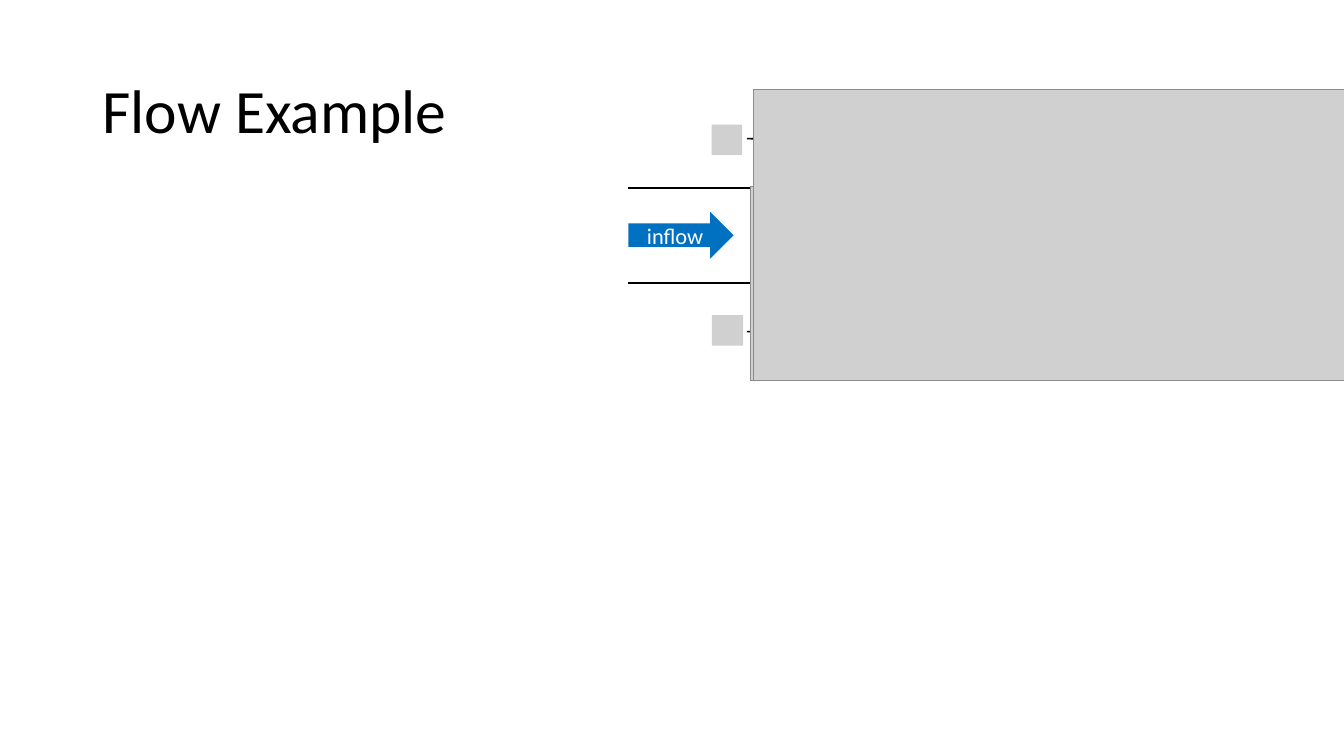
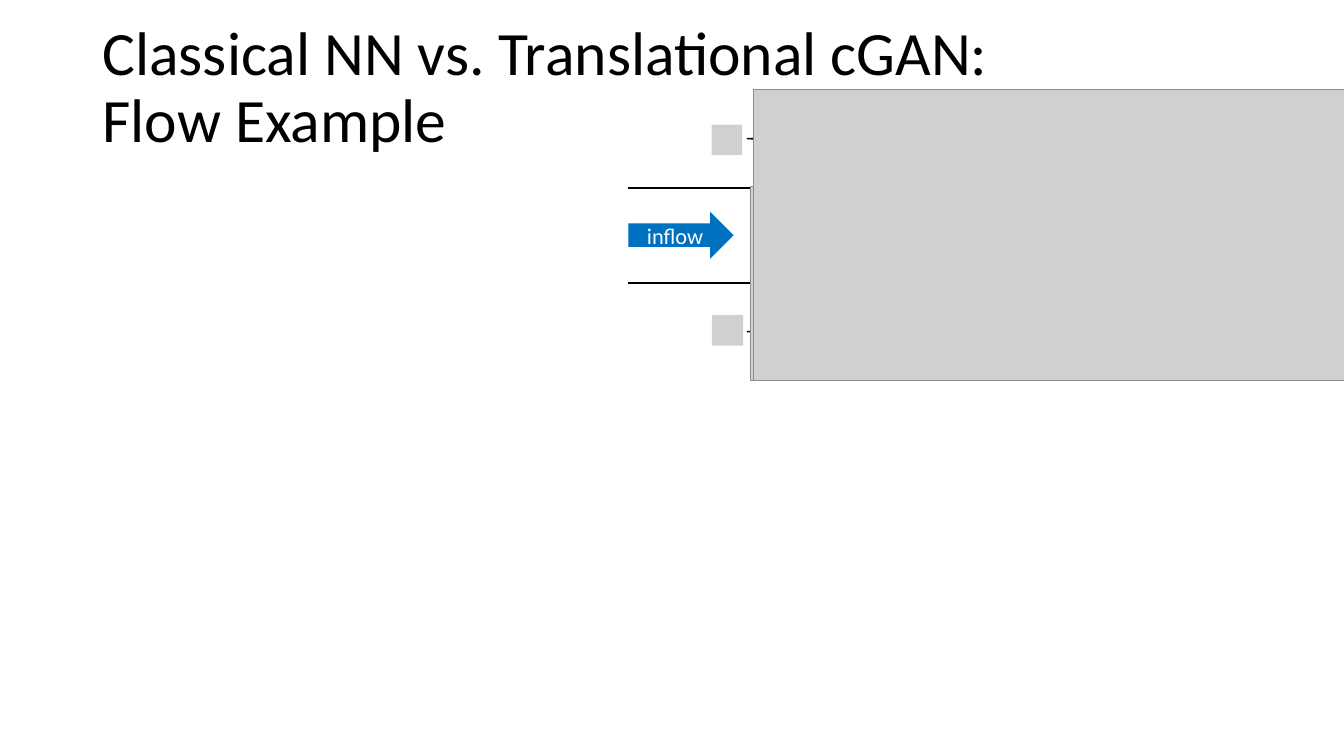
Before and after one commit to mirkokemna/Thesis, a slide deck: slide 10 of cGAN4FluidFlow.pptx (slide 9 before the commit). Drawn at 1344x756 pixels with LibreOffice and Linux fonts; fonts in the diff are those of the drawing; grey boxes stand for pictures. Boxes give left, top, right and bottom in pixels: in the first picture for what was removed or moved away, otherwise in the second. Text is boxed around its words. In the diff, an @@ line names an element or a change of style, - is before the commit and + after.

```diff
--- a/cGAN4FluidFlow.pptx
+++ b/cGAN4FluidFlow.pptx
@@ title at (x1=102, y1=32, x2=988, y2=152): text changed @@
-Flow Example
+Classical NN vs. Translational cGAN:
+Flow Example
```
Also in this commit, not shown: 6 other slides changed, 1 slide added.
